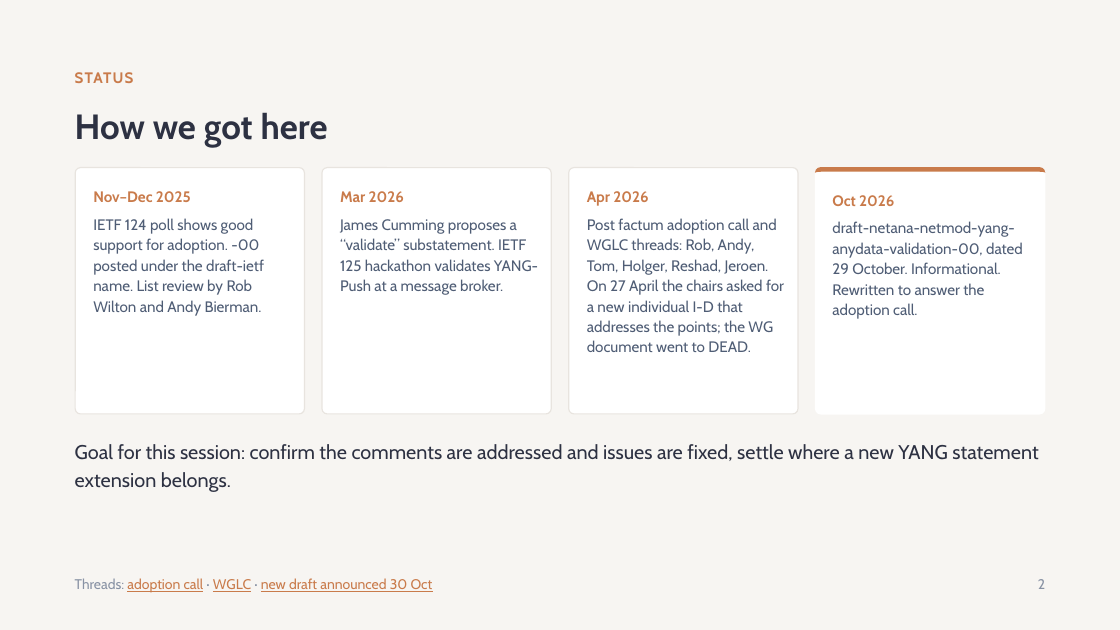
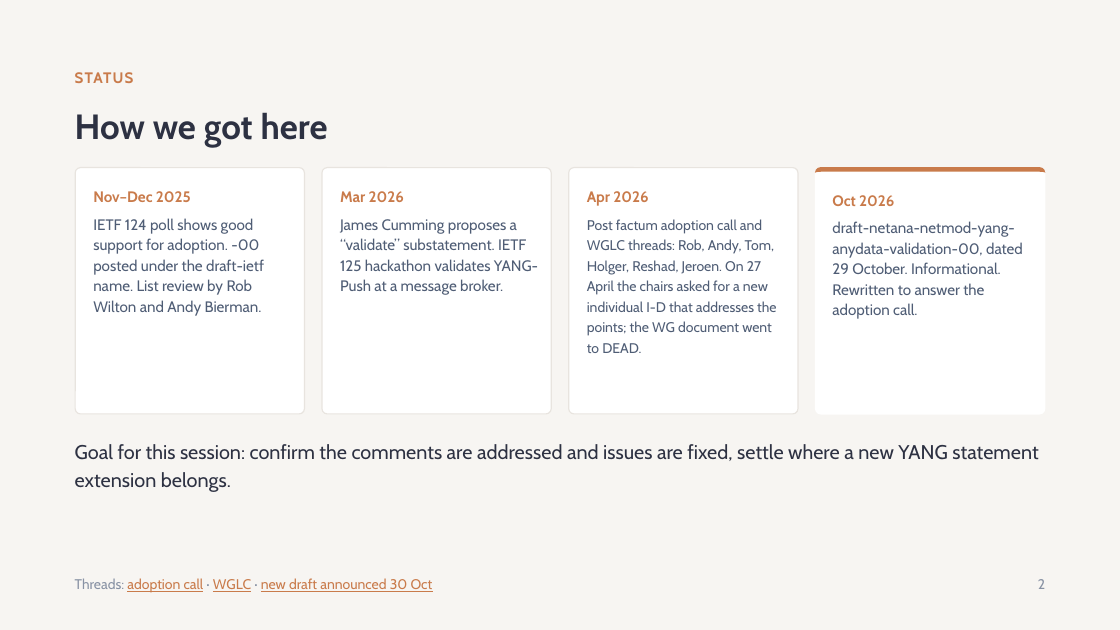
Before and after one commit to network-analytics/ietf-network-analytics-document-status, a slide deck: slide 2 of 127/NETMOD/draft-netana-netmod-yang-anydata-validation-00.pptx. Drawn at 1120x630 pixels with LibreOffice and Linux fonts; fonts in the diff are those of the drawing. Boxes give left, top, right and bottom in pixels: in the first picture for what was removed or moved away, otherwise in the second. Text is boxed around its words. In the diff, an @@ line names an element or a change of style, - is before the commit and + after.

```diff
--- a/127/NETMOD/draft-netana-netmod-yang-anydata-validation-00.pptx
+++ b/127/NETMOD/draft-netana-netmod-yang-anydata-validation-00.pptx
@@ text "Post factum adoption call and ..." at (587,219,776,353): size 13 to 12 pt @@
```
Also in this commit, not shown: 3 other slides changed, 1 other file.
